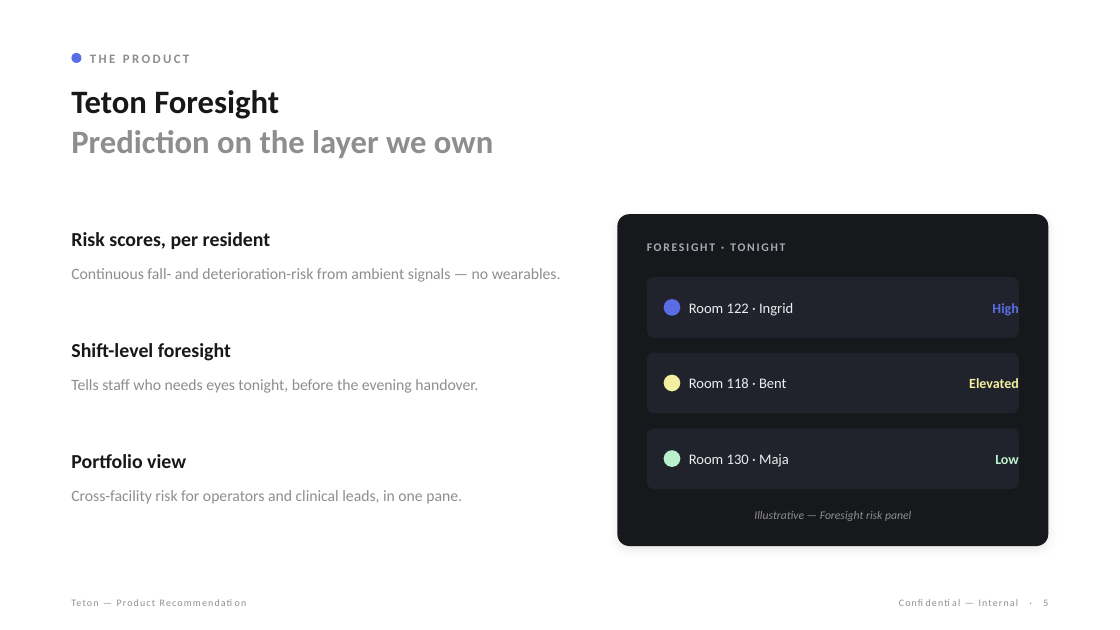
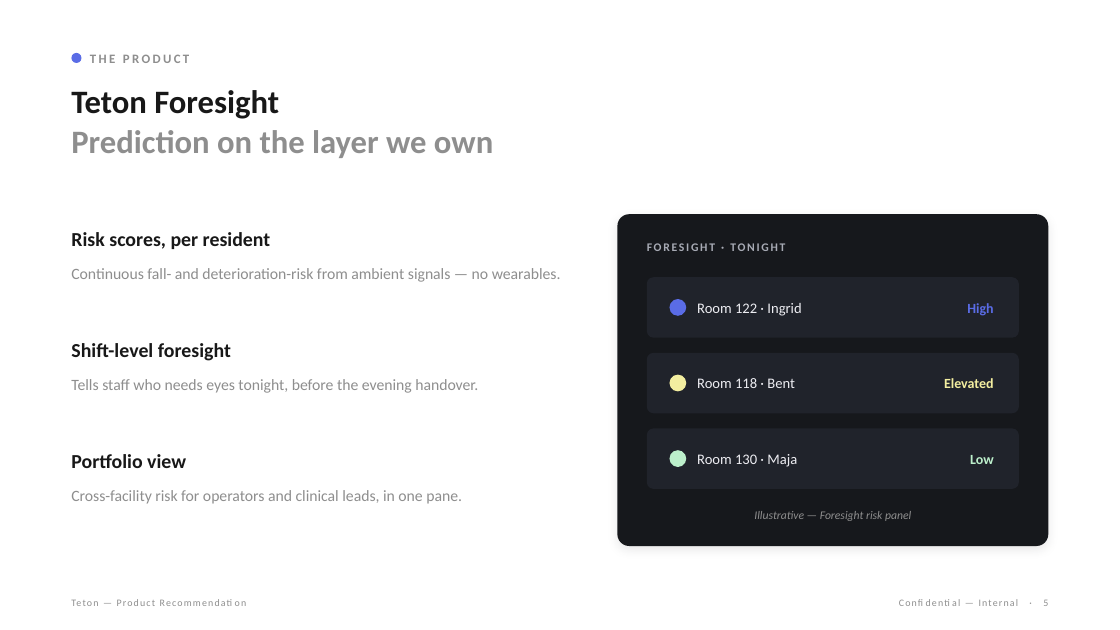
Before and after one commit to dmeehan45/design_systems, a slide deck: slide 5 of teton-product-recommendation-template.pptx. Drawn at 1120x630 pixels with LibreOffice and Linux fonts; fonts in the diff are those of the drawing. Boxes give left, top, right and bottom in pixels: in the first picture for what was removed or moved away, otherwise in the second. Text is boxed around its words. In the diff, an @@ line names an element or a change of style, - is before the commit and + after.

```diff
--- a/teton-product-recommendation-template.pptx
+++ b/teton-product-recommendation-template.pptx
@@ text "Room 122 · Ingrid": place and size @@
-text "Room 122 · Ingrid" at <box>689,303,793,316</box>
+text "Room 122 · Ingrid" at <box>697,303,801,316</box>
@@ text "High": place and size @@
-text "High" at <box>992,303,1018,316</box>
+text "High" at <box>967,303,993,316</box>
@@ text "Room 118 · Bent": place and size @@
-text "Room 118 · Bent" at <box>689,378,787,388</box>
+text "Room 118 · Bent" at <box>697,378,795,388</box>
@@ text "Elevated": place and size @@
-text "Elevated" at <box>969,378,1019,388</box>
+text "Elevated" at <box>944,378,994,388</box>
@@ text "Room 130 · Maja": place and size @@
-text "Room 130 · Maja" at <box>689,454,789,467</box>
+text "Room 130 · Maja" at <box>697,454,797,467</box>
@@ text "Low": place and size @@
-text "Low" at <box>995,455,1019,464</box>
+text "Low" at <box>970,455,994,464</box>
@@ 3 ellipses: place and size @@
-3 ellipses at <box>664,299,681,467</box>
+3 ellipses at <box>670,299,686,467</box>
```
Also in this commit, not shown: 2 other slides changed.
